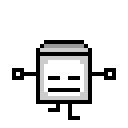
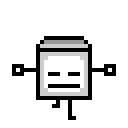
Revision of a layered 128x128 image; what changed, layer by layer:
painted on "Walking 1 F" over (12, 36, 116, 120)
hid "Walking 1 R", painted on it over (32, 36, 92, 120)
hid "Walking 2 R", painted on it over (32, 40, 92, 112)
hid "Walking 3 R", painted on it over (32, 36, 92, 112)
hid "Walking 1 L", painted on it over (36, 36, 96, 112)
hid "Walking 2 L", painted on it over (36, 40, 96, 112)
hid "Walking 3 L", painted on it over (36, 36, 96, 120)
hid "Walking 1 B", painted on it over (12, 36, 116, 120)
hid "Walking 2 B", painted on it over (16, 44, 112, 120)
hid "Walking 3 B", painted on it over (12, 36, 116, 120)
